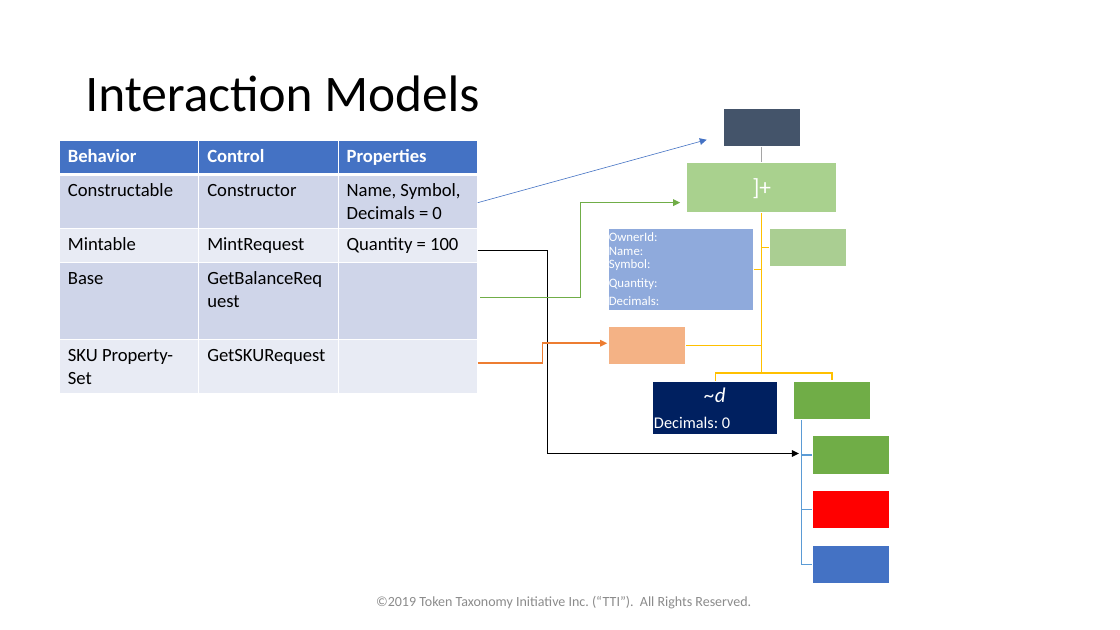
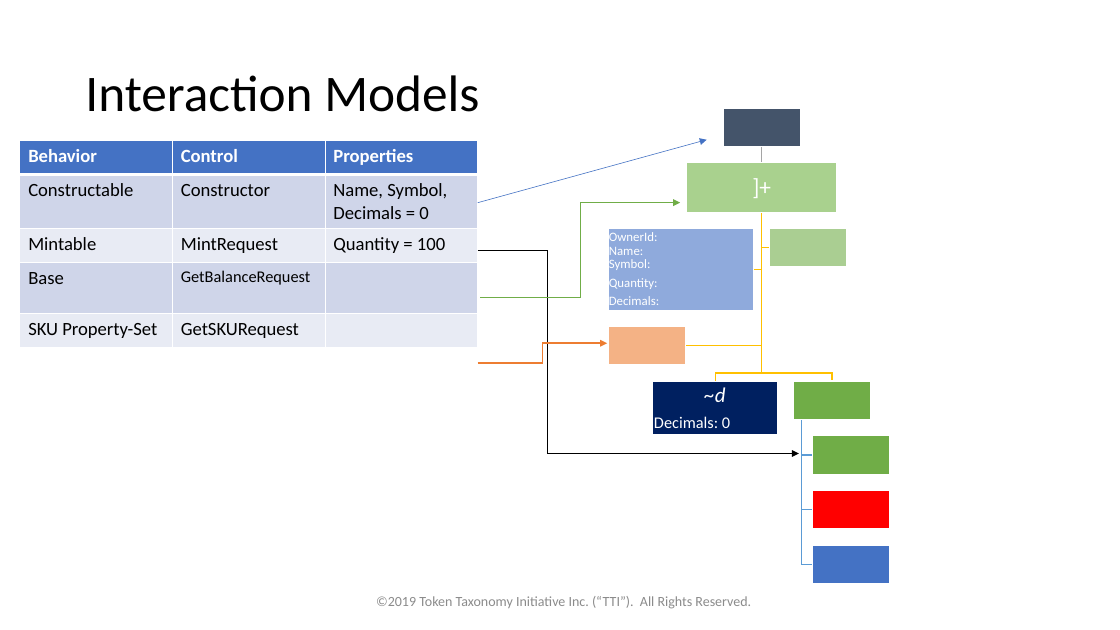
Before and after one commit to vipinsun/TokenTaxonomyFramework-pub, a slide deck: slide 28 of presentations/TTF-Presentation.pptx (slide 23 before the commit). Drawn at 1120x630 pixels with LibreOffice and Linux fonts; fonts in the diff are those of the drawing. Boxes give left, top, right and bottom in pixels: in the first picture for what was removed or moved away, otherwise in the second. Text is boxed around its words. In the diff, an @@ line names an element or a change of style, - is before the commit and + after.

```diff
--- a/presentations/TTF-Presentation.pptx
+++ b/presentations/TTF-Presentation.pptx
@@ table at (20, 140, 479, 346) @@
@@ size 16 to 14 pt in "GetBalanceRequest" @@
@@ table: place and size @@
-table at (60, 140, 478, 391)
+table at (20, 140, 479, 346)
```
Also in this commit, not shown: 14 other slides changed, 5 slides added, 2 other files.
